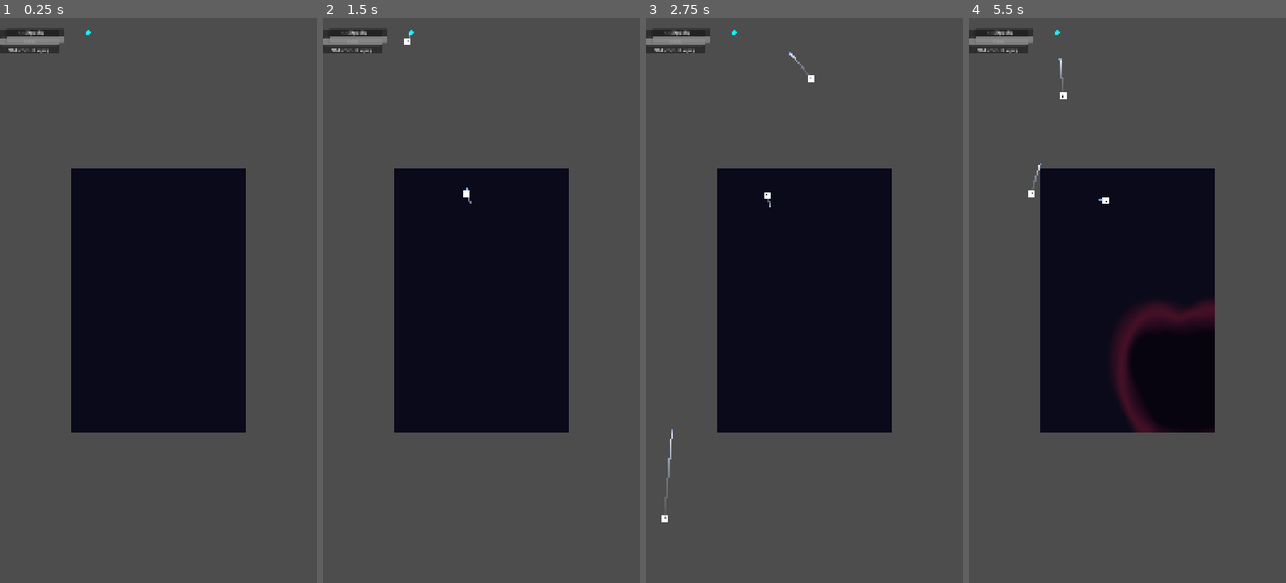
Above: before the commit, frames 1-4 (left to right).
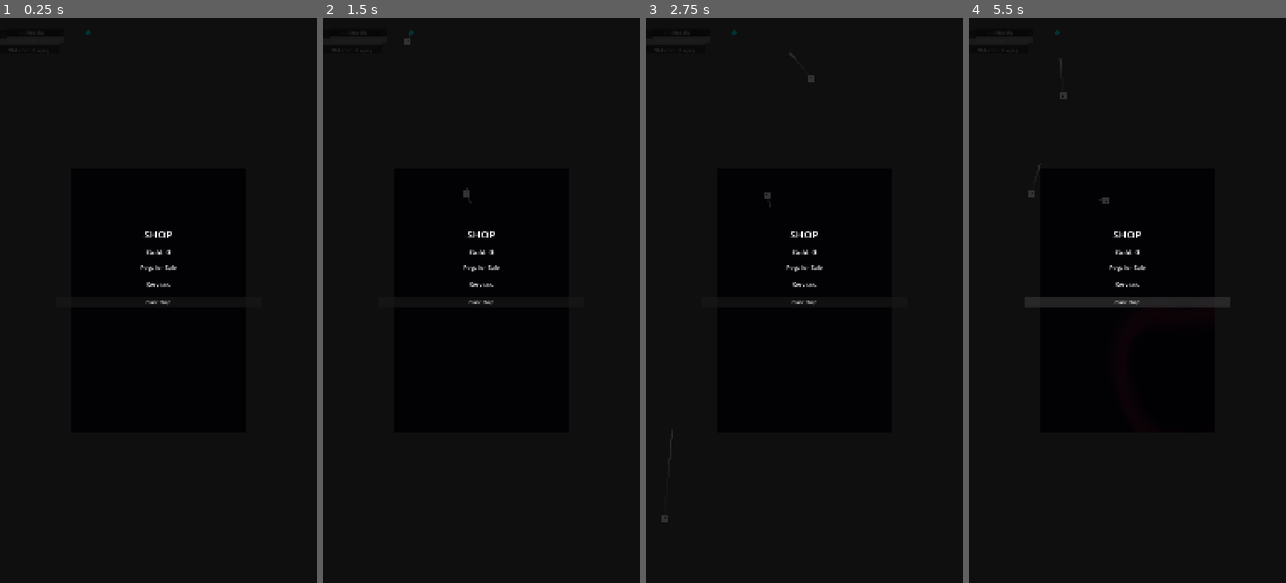
Above: after the commit, the same moments.

Repository: klampatech/void-oracle
Game: Godot game, scene res://scenes/game/Board.tscn
The game is run twice, just before and just after one commit, with the same random seed, the same clock (stepped at 60 frames per second) and the same inputs. This scene is started directly instead of the project's main scene.
Inputs (mouse positions are in pixels of both pictures, inside the frame that each line leads up to):
- Up to frame 1 (0.25 s): no input
- Up to frame 2 (1.5 s): tap Enter at 0.5 s; move the mouse to (551, 272) at 0.52 s; click (551, 272) at 0.67 s; move the mouse to (418, 328) at 1.27 s; click (418, 328) at 1.42 s
- Up to frame 3 (2.75 s): move the mouse to (836, 176) at 2.02 s; click (836, 176) at 2.17 s
- Up to frame 4 (5.5 s): move the mouse to (1111, 413) at 2.77 s; click (1111, 413) at 2.92 s; move the mouse to (1222, 385) at 3.52 s; click (1222, 385) at 3.67 s; move the mouse to (1032, 215) at 4.27 s; click (1032, 215) at 4.42 s; move the mouse to (1143, 300) at 5.02 s; click (1143, 300) at 5.17 s

The runs differ from the first frame. In frame 1, 74% of the frame differs, in the area x 0-100%, y 0-100%; in frame 2, 75%; in frame 3, 75%; in frame 4, 77%.
Error after the commit: Parse Error: Cannot infer the type of "offers" variable because the value doesn't have a set type. (res://scripts/ui/ShopUI.gd:93)

Commit message:
feat: Implement Shop System (P4.4)
- Add ShopSystem.gd with services: Bless, Purify, Remove, Transmute
- Add ShopUI.tscn with peg purchases and service selection
- Add set_peg_state method to BasePeg.gd for shop services
- Integrate shop into EncounterManager (appears every 4 encounters)
- Shop offers pegs for purchase and services to modify existing pegs

Co-Authored-By: Claude Opus 4.6 <noreply@anthropic.com>

Diff:
--- a/scenes/game/Board.tscn
+++ b/scenes/game/Board.tscn
@@ -8,6 +8,8 @@
 [ext_resource type="PackedScene" uid="uid://deathscreen123456" path="res://scenes/ui/DeathScreen.tscn" id="6_death"]
 [ext_resource type="PackedScene" uid="uid://boardphaseui123456" path="res://scenes/ui/BoardPhaseUI.tscn" id="7_board_phase"]
 [ext_resource type="PackedScene" uid="uid://draftui123456" path="res://scenes/ui/DraftUI.tscn" id="8_draft"]
+[ext_resource type="PackedScene" uid="uid://shopui123456" path="res://scenes/ui/ShopUI.tscn" id="9_shop"]
+[ext_resource type="Script" path="res://scripts/game/systems/ShopSystem.gd" id="10_shop_system"]
 
 [node name="Board" type="Node2D"]
 script = ExtResource("1_board")
@@ -76,3 +78,9 @@
 
 [node name="DraftUI" parent="." instance=ExtResource("8_draft")]
 groups = ["draft_ui"]
+
+[node name="ShopSystem" type="Node" parent="."]
+script = ExtResource("10_shop_system")
+groups = ["shop_system"]
+
+[node name="ShopUI" parent="." instance=ExtResource("9_shop")]
--- /dev/null
+++ b/scenes/ui/ShopUI.tscn
@@ -0,0 +1,76 @@
+[gd_scene format=3 uid="uid://shopui123456"]
+
+[ext_resource type="Script" path="res://scripts/ui/ShopUI.gd" id="1_script"]
+
+[node name="ShopUI" type="CanvasLayer"]
+script = ExtResource("1_script")
+
+[node name="Background" type="ColorRect" parent="."]
+anchors_preset = 15
+anchor_right = 1.0
+anchor_bottom = 1.0
+color = Color(0, 0, 0, 0.8)
+
+[node name="VBoxContainer" type="VBoxContainer" parent="."]
+anchors_preset = 8
+anchor_left = 0.5
+anchor_top = 0.5
+anchor_right = 0.5
+anchor_bottom = 0.5
+offset_left = -350.0
+offset_top = -250.0
+offset_right = 350.0
+offset_bottom = 250.0
+grow_horizontal = 2
+grow_vertical = 2
+theme_override_constants/separation = 20
+
+[node name="Title" type="Label" parent="VBoxContainer"]
+layout_mode = 2
+theme_override_font_sizes/font_size = 36
+text = "SHOP"
+horizontal_alignment = 1
+
+[node name="GoldDisplay" type="HBoxContainer" parent="VBoxContainer"]
+layout_mode = 2
+alignment = 1
+
+[node name="GoldLabel" type="Label" parent="VBoxContainer/GoldDisplay"]
+layout_mode = 2
+theme_override_font_sizes/font_size = 24
+text = "Gold: 0"
+horizontal_alignment = 1
+
+[node name="PegSection" type="VBoxContainer" parent="VBoxContainer"]
+layout_mode = 2
+theme_override_constants/separation = 10
+
+[node name="PegTitle" type="Label" parent="VBoxContainer/PegSection"]
+layout_mode = 2
+theme_override_font_sizes/font_size = 20
+text = "Pegs for Sale"
+horizontal_alignment = 1
+
+[node name="PegContainer" type="HBoxContainer" parent="VBoxContainer/PegSection"]
+layout_mode = 2
+theme_override_constants/separation = 15
+alignment = 1
+
+[node name="ServicesSection" type="VBoxContainer" parent="VBoxContainer"]
+layout_mode = 2
+theme_override_constants/separation = 10
+
+[node name="ServicesTitle" type="Label" parent="VBoxContainer/ServicesSection"]
+layout_mode = 2
+theme_override_font_sizes/font_size = 20
+text = "Services"
+horizontal_alignment = 1
+
+[node name="ServicesGrid" type="HBoxContainer" parent="VBoxContainer/ServicesSection"]
+layout_mode = 2
+theme_override_constants/separation = 15
+alignment = 1
+
+[node name="CloseButton" type="Button" parent="VBoxContainer"]
+layout_mode = 2
+text = "Close Shop"
--- a/scripts/game/EncounterManager.gd
+++ b/scripts/game/EncounterManager.gd
@@ -47,6 +47,18 @@
 
 ## Draft UI reference
 var _draft_ui: Node = null
+
+## Shop system reference
+var _shop_system: Node = null
+
+## Shop UI reference
+var _shop_ui: Node = null
+
+## Encounter counter for shop spawning
+var _encounter_count: int = 0
+
+## Shop appears every N encounters
+const ENCOUNTERS_PER_SHOP: int = 4
 
 
 func _ready() -> void:
@@ -76,6 +88,14 @@
 	if not _draft_ui:
 		_draft_ui = get_node_or_null("../DraftUI")
 
+	# Get shop system reference
+	_shop_system = get_tree().get_first_node_in_group("shop_system")
+	if not _shop_system:
+		_shop_system = get_node_or_null("../ShopSystem")
+
+	# Get shop UI reference
+	_shop_ui = get_node_or_null("../ShopUI")
+
 	# Defer enemy start to ensure all scripts are loaded
 	call_deferred("_start_initial_encounter")
 
@@ -250,12 +270,17 @@
 
 	# Update stats
 	RunState.enemies_defeated += 1
+	_encounter_count += 1
 
 	# Emit encounter ended
 	EventBus.encounter_ended.emit("victory")
 
-	# Trigger draft phase
-	_start_draft_phase()
+	# Check if it's time for a shop (every ~4 encounters)
+	if _encounter_count > 0 and _encounter_count % ENCOUNTERS_PER_SHOP == 0:
+		_show_shop()
+	else:
+		# Trigger draft phase
+		_start_draft_phase()
 
 
 ## Start draft phase after victory
@@ -269,6 +294,15 @@
 
 		# Enable placement mode
 		_set_phase(Phase.BOARD)
+
+
+## Show shop UI
+func _show_shop() -> void:
+	if _shop_ui and _shop_ui.has_method("show_shop"):
+		_shop_ui.show_shop()
+
+	# Set phase to BOARD (waiting for shop to close)
+	_set_phase(Phase.BOARD)
 
 
 ## Handle player death (stability depleted)
--- a/scripts/game/pegs/BasePeg.gd
+++ b/scripts/game/pegs/BasePeg.gd
@@ -116,6 +116,11 @@
 	return get_peg_state_string()
 
 
+## Set peg state directly (for shop services)
+func set_peg_state(new_state: String) -> void:
+	mutate_to(new_state)
+
+
 func mutate_to(new_state: String) -> void:
 	var old_state: String = get_peg_state_string()
 	match new_state:
--- /dev/null
+++ b/scripts/game/systems/ShopSystem.gd
@@ -0,0 +1,284 @@
+# ShopSystem.gd — Handles shop services, peg purchases, and relic acquisitions
+extends Node
+class_name ShopSystem
+
+## Shop service types
+enum ServiceType { BLESS, PURIFY, REMOVE, TRANSMUTE }
+
+## Service costs
+const SERVICE_COSTS := {
+	ServiceType.BLESS: 15,
+	ServiceType.PURIFY: 10,
+	ServiceType.REMOVE: 5,
+	ServiceType.TRANSMUTE: 25,
+}
+
+## Peg definitions path
+const PEG_DATA_PATH := "res://data/pegs/peg_definitions.json"
+
+## Peg definitions
+var _peg_data: Dictionary = {}
+
+## Current shop offerings
+var _current_peg_offers: Array[String] = []
+var _current_relic_offers: Array[String] = []
+
+## Shop reference
+var _board: Node2D = null
+
+## Shop active state
+var _shop_active: bool = false
+
+## Selected service type
+var _selected_service: ServiceType = ServiceType.BLESS
+
+## Peg tier progression
+const TIER_PROGRESSION := ["dormant", "blessed", "sacred", "divine"]
+
+
+func _ready() -> void:
+	# Load peg definitions
+	_load_peg_data()
+
+	# Get board reference
+	_board = get_tree().get_first_node_in_group("board")
+	if not _board:
+		_board = get_node_or_null("../Board")
+
+
+func _load_peg_data() -> void:
+	var file := FileAccess.open(PEG_DATA_PATH, FileAccess.READ)
+	if file:
+		var json_text := file.get_as_text()
+		var json := JSON.new()
+		var error := json.parse(json_text)
+		if error == OK:
+			_peg_data = json.data
+		file.close()
+
+
+## Generate shop offerings (pegs and relics)
+func generate_offerings() -> void:
+	_current_peg_offers.clear()
+	_current_relic_offers.clear()
+
+	# Generate 2-3 peg offers
+	var peg_count := randi_range(2, 3)
+	for i in range(peg_count):
+		var peg_type := _random_peg_type()
+		while peg_type in _current_peg_offers:
+			peg_type = _random_peg_type()
+		_current_peg_offers.append(peg_type)
+
+	# Generate 1-2 relic offers (placeholder - relics system not fully implemented)
+	var relic_count := randi_range(1, 2)
+	for i in range(relic_count):
+		_current_relic_offers.append("relic_placeholder_" + str(i + 1))
+
+
+## Get random peg type
+func _random_peg_type() -> String:
+	var pegs := ["stone", "bone", "fungal", "ember", "eye", "heart", "oracle", "void_rift"]
+	return pegs[randi() % pegs.size()]
+
+
+## Get current peg offers
+func get_peg_offers() -> Array[String]:
+	return _current_peg_offers
+
+
+## Get current relic offers
+func get_relic_offers() -> Array[String]:
+	return _current_relic_offers
+
+
+## Get peg info for display
+func get_peg_info(peg_type: String) -> Dictionary:
+	if _peg_data.has(peg_type):
+		return _peg_data[peg_type]
+	return {}
+
+
+## Get peg purchase price
+func get_peg_price(peg_type: String) -> int:
+	var info := get_peg_info(peg_type)
+	if info.is_empty():
+		return 10
+	# Price based on rarity
+	match info.get("rarity", "common"):
+		"common":
+			return 10
+		"uncommon":
+			return 20
+		"rare":
+			return 35
+		"legendary":
+			return 50
+	return 10
+
+
+## Get service cost
+func get_service_cost(service: ServiceType) -> int:
+	return SERVICE_COSTS.get(service, 10)
+
+
+## Open shop
+func open_shop() -> void:
+	_shop_active = true
+	generate_offerings()
+
+
+## Close shop
+func close_shop() -> void:
+	_shop_active = false
+
+
+## Is shop active
+func is_shop_active() -> bool:
+	return _shop_active
+
+
+## Select service type
+func select_service(service: ServiceType) -> void:
+	_selected_service = service
+
+
+## Get selected service
+func get_selected_service() -> ServiceType:
+	return _selected_service
+
+
+## Execute selected service on a peg
+func execute_service_on_peg(peg: Node) -> bool:
+	if not _can_afford_service(_selected_service):
+		return false
+
+	var success := false
+	match _selected_service:
+		ServiceType.BLESS:
+			success = _bless_peg(peg)
+		ServiceType.PURIFY:
+			success = _purify_peg(peg)
+		ServiceType.REMOVE:
+			success = _remove_peg(peg)
+		ServiceType.TRANSMUTE:
+			success = _transmute_peg(peg)
+
+	if success:
+		_deduct_gold(get_service_cost(_selected_service))
+		EventBus.shop_purchase.emit("service_" + ServiceType.keys()[_selected_service], get_service_cost(_selected_service))
+
+	return success
+
+
+## Bless a peg (+1 tier toward Blessed)
+func _bless_peg(peg: Node) -> bool:
+	if not _has_method(peg, "get_peg_state_string"):
+		return false
+
+	var current_state: String = peg.get_peg_state_string()
+	var current_tier := TIER_PROGRESSION.find(current_state)
+
+	# If already at max tier, can't bless
+	if current_tier >= TIER_PROGRESSION.size() - 1:
+		return false
+
+	# Advance one tier
+	var new_state := TIER_PROGRESSION[current_tier + 1]
+	if _has_method(peg, "set_peg_state"):
+		peg.set_peg_state(new_state)
+		return true
+
+	return false
+
+
+## Purify a peg (reset to Dormant)
+func _purify_peg(peg: Node) -> bool:
+	if not _has_method(peg, "set_peg_state"):
+		return false
+
+	peg.set_peg_state("dormant")
+	return true
+
+
+## Remove a peg (free a slot)
+func _remove_peg(peg: Node) -> bool:
+	if is_instance_valid(peg):
+		peg.queue_free()
+		return true
+	return false
+
+
+## Transmute pegs (sacrifice 2 pegs to create 1 of the next tier)
+func _transmute_peg(peg: Node) -> bool:
+	# Get the peg type
+	var peg_type: String = ""
+	if _has_method(peg, "get_peg_type_string"):
+		peg_type = peg.get_peg_type_string()
+
+	if peg_type.is_empty():
+		return false
+
+	# Remove the target peg
+	peg.queue_free()
+
+	# Get next tier peg of same type (simplified - just upgrade to next in list)
+	var pegs := ["stone", "bone", "fungal", "ember", "eye", "heart", "oracle", "void_rift"]
+	var current_idx := pegs.find(peg_type)
+	if current_idx < 0 or current_idx >= pegs.size() - 1:
+		return false
+
+	var upgraded_type := pegs[current_idx + 1]
+
+	# Find an empty position near the removed peg (simplified - use same position)
+	var position := Vector2.ZERO
+	if _has_method(peg, "get_position"):
+		position = peg.get_position()
+
+	# Spawn upgraded peg
+	if _board and _board.has_method("add_peg_at_position"):
+		var new_peg = _board.add_peg_at_position(upgraded_type, position)
+		return new_peg != null
+
+	return false
+
+
+## Check if player can afford service
+func _can_afford_service(service: ServiceType) -> bool:
+	return RunState.gold >= get_service_cost(service)
+
+
+## Check if player can afford peg
+func can_afford_peg(peg_type: String) -> bool:
+	return RunState.gold >= get_peg_price(peg_type)
+
+
+## Purchase a peg
+func purchase_peg(peg_type: String) -> bool:
+	if not can_afford_peg(peg_type):
+		return false
+
+	# Deduct gold
+	_deduct_gold(get_peg_price(peg_type))
+
+	# Emit purchase event
+	EventBus.shop_purchase.emit("peg_" + peg_type, get_peg_price(peg_type))
+
+	# Return success - UI will handle placement mode
+	return true
+
+
+## Purchase a relic
+func purchase_relic(relic_id: String) -> bool:
+	# Placeholder - relics system not fully implemented
+	return false
+
+
+## Deduct gold
+func _deduct_gold(amount: int) -> void:
+	RunState.gold -= amount
+
+
+## Helper to check if node has method
+func _has_method(node: Node, method_name: String) -> bool:
+	return node and is_instance_valid(node) and node.has_method(method_name)
--- /dev/null
+++ b/scripts/ui/ShopUI.gd
@@ -0,0 +1,266 @@
+# ShopUI.gd — Displays shop services and peg purchases
+extends CanvasLayer
+class_name ShopUI
+
+## Reference to ShopSystem
+var _shop_system: Node = null
+
+## Main container
+@onready var _main_container: VBoxContainer = $VBoxContainer
+
+## Peg offers container
+@onready var _peg_container: HBoxContainer = $VBoxContainer/PegSection/PegContainer
+
+## Services container
+@onready var _services_container: VBoxContainer = $VBoxContainer/ServicesSection/ServicesGrid
+
+## Gold display
+@onready var _gold_label: Label = $VBoxContainer/GoldDisplay/GoldLabel
+
+## Close button
+@onready var _close_button: Button = $VBoxContainer/CloseButton
+
+## Peg definitions
+var _peg_data: Dictionary = {}
+
+## Peg definitions path
+const PEG_DATA_PATH := "res://data/pegs/peg_definitions.json"
+
+
+func _ready() -> void:
+	# Load peg definitions
+	_load_peg_data()
+
+	# Get ShopSystem reference
+	_shop_system = get_tree().get_first_node_in_group("shop_system")
+	if not _shop_system:
+		_shop_system = get_node_or_null("/root/ShopSystem")
+
+	# Connect close button
+	if _close_button:
+		_close_button.pressed.connect(_on_close_pressed)
+
+	# Hide initially
+	hide()
+
+
+func _load_peg_data() -> void:
+	var file := FileAccess.open(PEG_DATA_PATH, FileAccess.READ)
+	if file:
+		var json_text := file.get_as_text()
+		var json := JSON.new()
+		var error := json.parse(json_text)
+		if error == OK:
+			_peg_data = json.data
+		file.close()
+
+
+## Show shop UI
+func show_shop() -> void:
+	if not _shop_system:
+		return
+
+	# Refresh offerings
+	_shop_system.open_shop()
+
+	# Update gold display
+	_update_gold_display()
+
+	# Show peg offers
+	_show_peg_offers()
+
+	# Show services
+	_show_services()
+
+	show()
+
+
+## Update gold display
+func _update_gold_display() -> void:
+	if _gold_label:
+		_gold_label.text = "Gold: %d" % RunState.gold
+
+
+## Show peg offerings
+func _show_peg_offers() -> void:
+	# Clear existing
+	for child in _peg_container.get_children():
+		child.queue_free()
+
+	if not _shop_system:
+		return
+
+	var offers := _shop_system.get_peg_offers()
+	for peg_type in offers:
+		var card := _create_peg_card(peg_type)
+		_peg_container.add_child(card)
+
+
+## Create peg purchase card
+func _create_peg_card(peg_type: String) -> Control:
+	var card := PanelContainer.new()
+	card.custom_minimum_size = Vector2(150, 180)
+
+	# Create vbox for card content
+	var vbox := VBoxContainer.new()
+	card.add_child(vbox)
+
+	# Peg name
+	var name_label := Label.new()
+	name_label.text = _peg_data.get(peg_type, {}).get("display_name", peg_type)
+	name_label.horizontal_alignment = HORIZONTAL_ALIGNMENT_CENTER
+	vbox.add_child(name_label)
+
+	# Price
+	var price := 10
+	if _shop_system:
+		price = _shop_system.get_peg_price(peg_type)
+
+	var price_label := Label.new()
+	price_label.text = "Cost: %d Gold" % price
+	price_label.horizontal_alignment = HORIZONTAL_ALIGNMENT_CENTER
+	price_label.add_theme_font_size_override("font_size", 14)
+	vbox.add_child(price_label)
+
+	# Description
+	var desc_label := Label.new()
+	desc_label.text = _peg_data.get(peg_type, {}).get("description", "")
+	desc_label.horizontal_alignment = HORIZONTAL_ALIGNMENT_CENTER
+	desc_label.autowrap_mode = TextServer.AUTOWRAP_WORD
+	desc_label.custom_minimum_size = Vector2(130, 60)
+	vbox.add_child(desc_label)
+
+	# Buy button
+	var buy_button := Button.new()
+	buy_button.text = "Buy"
+	buy_button.pressed.connect(_on_buy_peg.bind(peg_type))
+	vbox.add_child(buy_button)
+
+	# Style
+	_add_card_style(card, _peg_data.get(peg_type, {}).get("tier", "common"))
+
+	return card
+
+
+## Show services
+func _show_services() -> void:
+	# Clear existing
+	for child in _services_container.get_children():
+		child.queue_free()
+
+	if not _shop_system:
+		return
+
+	# Create service buttons
+	var services := [
+		{"type": 0, "name": "Bless", "desc": "+1 tier toward Blessed"},
+		{"type": 1, "name": "Purify", "desc": "Reset to Dormant"},
+		{"type": 2, "name": "Remove", "desc": "Remove a peg"},
+		{"type": 3, "name": "Transmute", "desc": "Upgrade to next tier"},
+	]
+
+	for service in services:
+		var service_card := _create_service_card(service)
+		_services_container.add_child(service_card)
+
+
+## Create service card
+func _create_service_card(service: Dictionary) -> Control:
+	var card := PanelContainer.new()
+	card.custom_minimum_size = Vector2(180, 120)
+
+	# Create vbox
+	var vbox := VBoxContainer.new()
+	card.add_child(vbox)
+
+	# Service name
+	var name_label := Label.new()
+	name_label.text = service["name"]
+	name_label.horizontal_alignment = HORIZONTAL_ALIGNMENT_CENTER
+	name_label.add_theme_font_size_override("font_size", 18)
+	vbox.add_child(name_label)
+
+	# Description
+	var desc_label := Label.new()
+	desc_label.text = service["desc"]
+	desc_label.horizontal_alignment = HORIZONTAL_ALIGNMENT_CENTER
+	desc_label.autowrap_mode = TextServer.AUTOWRAP_WORD
+	vbox.add_child(desc_label)
+
+	# Cost
+	var cost := 10
+	if _shop_system:
+		cost = _shop_system.get_service_cost(service["type"])
+
+	var cost_label := Label.new()
+	cost_label.text = "Cost: %d Gold" % cost
+	cost_label.horizontal_alignment = HORIZONTAL_ALIGNMENT_CENTER
+	cost_label.add_theme_font_size_override("font_size", 14)
+	vbox.add_child(cost_label)
+
+	# Select button
+	var select_button := Button.new()
+	select_button.text = "Select"
+	select_button.pressed.connect(_on_select_service.bind(service["type"]))
+	vbox.add_child(select_button)
+
+	# Style
+	var style := StyleBoxFlat.new()
+	style.bg_color = Color("#2A2A4A")
+	style.border_color = Color("#6A6AAA")
+	style.set_border_width_all(2)
+	style.set_corner_radius_all(8)
+	card.add_theme_stylebox_override("panel", style)
+
+	return card
+
+
+func _add_card_style(card: PanelContainer, tier: String) -> void:
+	var color: Color
+	match tier:
+		"common":
+			color = Color("#888888")
+		"uncommon":
+			color = Color("#4A7A3A")
+		"rare":
+			color = Color("#9060E8")
+		"legendary":
+			color = Color("#C9A84C")
+		_:
+			color = Color("#888888")
+
+	var style := StyleBoxFlat.new()
+	style.bg_color = color.darkened(0.3)
+	style.border_color = color
+	style.set_border_width_all(2)
+	style.set_corner_radius_all(8)
+	card.add_theme_stylebox_override("panel", style)
+
+
+func _on_buy_peg(peg_type: String) -> void:
+	if not _shop_system:
+		return
+
+	if _shop_system.purchase_peg(peg_type):
+		# Update gold display
+		_update_gold_display()
+
+		# Remove from offers
+		_show_peg_offers()
+
+
+func _on_select_service(service_type: int) -> void:
+	if not _shop_system:
+		return
+
+	_shop_system.select_service(service_type)
+
+	# For now, close shop and let player click on pegs
+	# In a more complete implementation, we'd enter a "service mode" where clicking a peg applies the service
+	hide()
+
+
+func _on_close_pressed() -> void:
+	if _shop_system:
+		_shop_system.close_shop()
+	hide()
Not shown, changed: IMPLEMENTATION_PLAN.md
